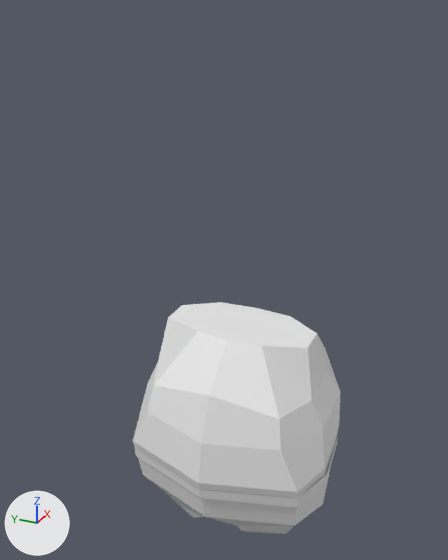
Two versions of the OBJ model Trick or Treat/Assets/A_Art/ropaAlien.obj, one commit apart.
The view is the same before and after, from a 50 mm camera at (-4.16, -1.7, 4.62) aimed at (0.32, 0.32, 2.38). Lighting does not change. The marker at lower left points along +X, +Y and +Z. Where no turn or scale is listed for an object, it has been applied to the vertices.

The scene before the commit, as lines of its bpy script (objects in view):
```python
me_aliencinturon = bpy.data.meshes.new('alienCinturon')
me_aliencinturon.from_pydata(...)  # 20 vertices, 10 faces; spans x -0.85..0.81, y -0.86..0.86, z 1.04..1.14
me_alientrajeespacial = bpy.data.meshes.new('alienTrajeEspacial')
me_alientrajeespacial.from_pydata(...)  # 102 vertices, 100 faces; spans x -0.86..0.82, y -0.84..0.84, z 0.29..2.19
ob_aliencinturon = bpy.data.objects.new('alienCinturon', me_aliencinturon)
ob_aliencinturon.location = (0.0, 0.0, 0.0)
ob_alientrajeespacial = bpy.data.objects.new('alienTrajeEspacial', me_alientrajeespacial)
ob_alientrajeespacial.location = (0.0, 0.0, 0.0)
```
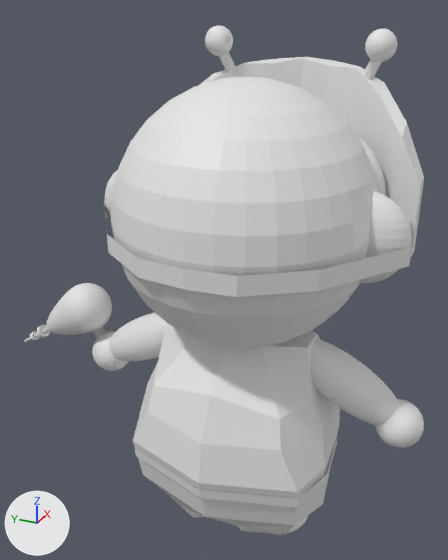
What the commit changed:
Mesh me_pies is new.
It has 964 vertices, 1024 faces and spans x -0.121..0.357, y -0.609..0.609, z 0.037..0.261.
Mesh me_orejas is new.
It has 514 vertices, 504 faces and spans x -0.19..0.14, y -1.24..1.24, z 2.73..3.42.
Mesh me_ojos is new.
It has 964 vertices, 1024 faces and spans x 0.45..1.08, y -0.93..0.93, z 2.77..3.67.
Mesh me_esfera is new.
It consists of a UV sphere (32 segments, 16 rings, poles along z) spanning x -0.18..0.19, y -1.51..-1.14, z 1.4..1.77; a UV sphere (32 segments, 16 rings, poles along z) spanning x -0.18..0.19, y 1.14..1.51, z 1.4..1.77.
Mesh me_cabeza is new.
It is a UV sphere (32 segments, 16 rings, poles along z) spanning x -1.0..1.0, y -1.0..1.0, z 2.11..4.11.
Mesh me_brazos is new.
It has 964 vertices, 1024 faces and spans x -0.2..0.19, y -1.36..1.36, z 1.55..2.17.
Mesh me_alienpistola is new.
It has 808 vertices, 808 faces and spans x -0.223..0.231, y 1.272..2.385, z 1.436..2.225.
Mesh me_aliencareta is new.
It has 2022 vertices, 2118 faces and spans x -1.01..1.39, y -1.25..1.25, z 2.38..4.39.
Object 'Pies' (ob_pies) is new; it shows me_pies.
Its location is (0.0, 0.0, 0.0).
Object 'Orejas' (ob_orejas) is new; it shows me_orejas.
Its location is (0.0, 0.0, 0.0).
Object 'Ojos' (ob_ojos) is new; it shows me_ojos.
Its location is (0.0, 0.0, 0.0).
Object 'Esfera' (ob_esfera) is new; it shows me_esfera.
Its location is (0.0, 0.0, 0.0).
Object 'Cabeza' (ob_cabeza) is new; it shows me_cabeza.
Its location is (0.0, 0.0, 0.0).
Object 'Brazos' (ob_brazos) is new; it shows me_brazos.
Its location is (0.0, 0.0, 0.0).
Object 'alienPistola' (ob_alienpistola) is new; it shows me_alienpistola.
Its location is (0.0, 0.0, 0.0).
Object 'alienCareta' (ob_aliencareta) is new; it shows me_aliencareta.
Its location is (0.0, 0.0, 0.0).

What differs and where, as boxes (x1, y1, x2, y2) in the pictures (448 x 560 px):
'Cabeza', added
    after: (111, 77, 379, 348)
'alienCareta', added
    after: (104, 25, 424, 297)
'Brazos', added
    after: (109, 312, 399, 426)
'alienPistola', added
    after: (24, 283, 112, 342)
'Orejas', added
    after: (105, 170, 412, 283)
'Esfera', added
    after: (92, 331, 424, 448)
'Ojos', added
    after: (358, 137, 386, 196)
'Pies', added
    after: (271, 516, 308, 535)
